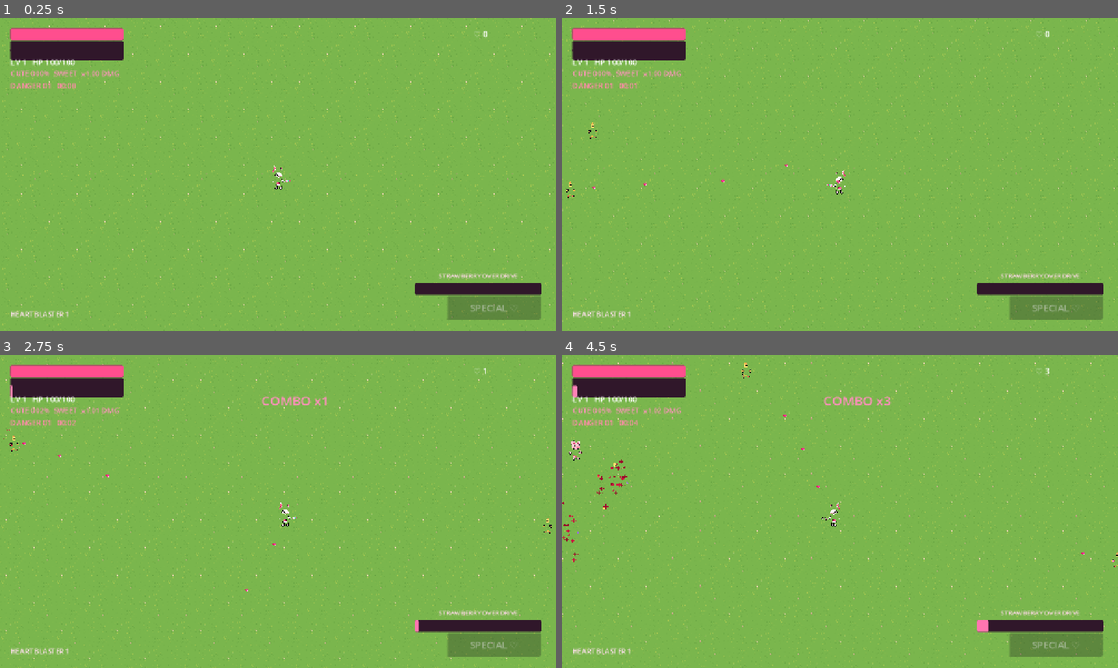
Above: before the commit, frames 1-4 (two rows, left to right).
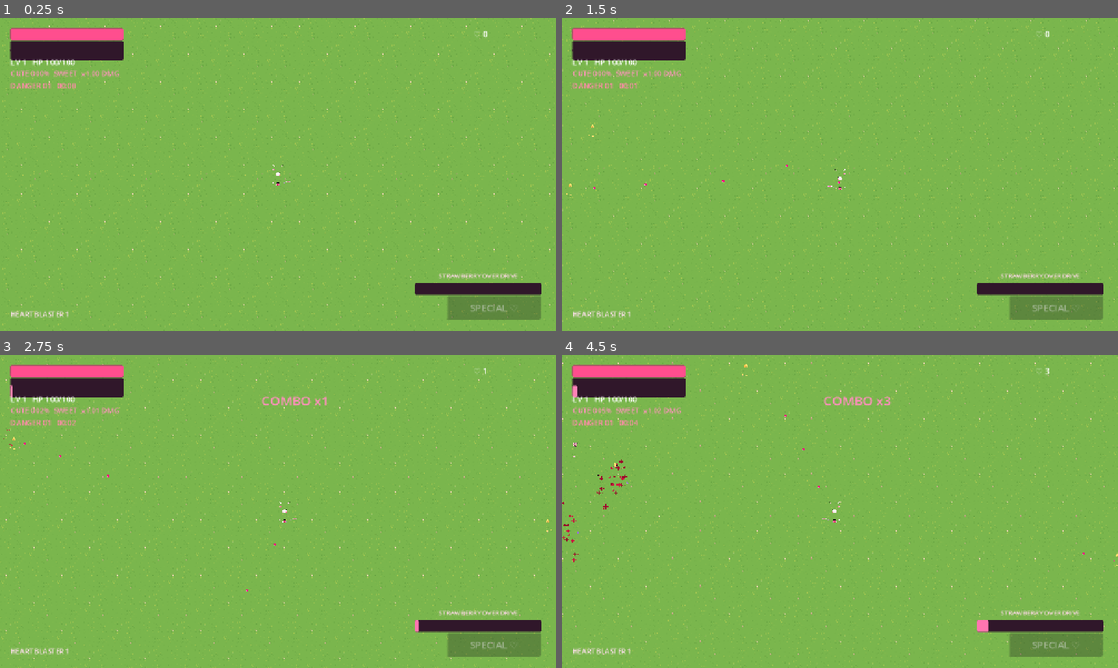
Above: after the commit, the same moments.

Repository: ramonsamagaio/cutecuterampage
Game: Godot game, scene res://scenes/Main.tscn
The game is run twice, just before and just after one commit, with the same random seed, the same clock (stepped at 60 frames per second) and the same inputs.
Inputs (mouse positions are in pixels of both pictures, inside the frame that each line leads up to):
- Up to frame 1 (0.25 s): no input
- Up to frame 2 (1.5 s): tap Enter at 0.5 s; move the mouse to (962, 158) at 0.52 s; hold Right (ui_right) 0.53-1.28 s; tap Shift at 0.6, 1.35 s; tap Space at 0.77 s; move the mouse to (728, 190) at 1.27 s; hold Down (ui_down) from 1.28 s (still down)
- Up to frame 3 (2.75 s): tap Space at 1.52 s; move the mouse to (333, 442) at 2.02 s; release Down (ui_down) at 2.03 s; hold Right (ui_right) from 2.03 s (still down); tap Shift at 2.1 s
- Up to frame 4 (4.5 s): move the mouse to (812, 574) at 2.77 s; release Right (ui_right) at 2.78 s; hold Up (ui_up) 2.78-3.53 s; tap Shift at 2.85, 3.6, 4.35 s; tap Space at 3.02, 3.77 s; move the mouse to (1006, 558) at 3.52 s; hold Left (ui_left) from 3.53 s (still down); move the mouse to (673, 464) at 4.27 s

The runs differ from the first frame. In frame 1, less than 0.1% of the frame differs, in the area x 49-53%, y 46-55%; in frame 2, 0.1%; in frame 3, 0.1%; in frame 4, 0.2%, in the area x 1-100%, y 2-68%.

Commit message:
fix: preserve registered source canvases for cutout art

Diff:
--- a/scripts/art/cutout_art_part.gd
+++ b/scripts/art/cutout_art_part.gd
@@ -4,7 +4,7 @@
 static var _texture_cache: Dictionary[String, Texture2D] = {}
 
 @export_file("*.png") var texture_path: String = ""
-@export var target_size: Vector2 = Vector2(12.0, 12.0)
+@export var target_size: Vector2 = Vector2(32.0, 32.0)
 @export var pivot_fraction: Vector2 = Vector2(0.5, 0.5)
 @export var art_modulate: Color = Color.WHITE
 @export var art_z_index: int = 0
@@ -12,34 +12,21 @@
 var sprite: Sprite2D
 var blood_stains: Array[Vector2] = []
 
-static func make_small_texture(path: String, max_size: Vector2i) -> Texture2D:
+static func load_original_texture(path: String) -> Texture2D:
 	if path.is_empty() or not ResourceLoader.exists(path):
 		return null
-	var safe_size: Vector2i = Vector2i(maxi(1, max_size.x), maxi(1, max_size.y))
-	var cache_key: String = "%s@%dx%d" % [path, safe_size.x, safe_size.y]
-	var cached_value: Variant = _texture_cache.get(cache_key, null)
+	var cached_value: Variant = _texture_cache.get(path, null)
 	if cached_value is Texture2D:
 		return cached_value as Texture2D
+	var source_texture: Texture2D = load(path) as Texture2D
+	if source_texture != null:
+		_texture_cache[path] = source_texture
+	return source_texture
 
-	var source_texture: Texture2D = load(path) as Texture2D
-	if source_texture == null:
-		return null
-	var source_image: Image = source_texture.get_image()
-	if source_image == null or source_image.is_empty():
-		return source_texture
-	var used_rect: Rect2i = source_image.get_used_rect()
-	if used_rect.size.x <= 0 or used_rect.size.y <= 0:
-		return source_texture
-	var cropped: Image = source_image.get_region(used_rect)
-	var ratio_x: float = float(safe_size.x) / float(maxi(1, cropped.get_width()))
-	var ratio_y: float = float(safe_size.y) / float(maxi(1, cropped.get_height()))
-	var ratio: float = minf(ratio_x, ratio_y)
-	var baked_width: int = maxi(1, roundi(float(cropped.get_width()) * ratio))
-	var baked_height: int = maxi(1, roundi(float(cropped.get_height()) * ratio))
-	cropped.resize(baked_width, baked_height, Image.INTERPOLATE_NEAREST)
-	var baked_texture: ImageTexture = ImageTexture.create_from_image(cropped)
-	_texture_cache[cache_key] = baked_texture
-	return baked_texture
+# Kept for old call sites. It intentionally does NOT bake, crop or resize anymore.
+# `max_size` is ignored; callers that need a display size should scale the node/quad.
+static func make_small_texture(path: String, _max_size: Vector2i) -> Texture2D:
+	return load_original_texture(path)
 
 func _ready() -> void:
 	_rebuild()
@@ -63,19 +50,28 @@
 
 func _rebuild() -> void:
 	_ensure_sprite()
-	var requested_size: Vector2i = Vector2i(maxi(1, roundi(target_size.x)), maxi(1, roundi(target_size.y)))
-	var baked_texture: Texture2D = make_small_texture(texture_path, requested_size)
-	sprite.texture = baked_texture
+	var original_texture: Texture2D = load_original_texture(texture_path)
+	sprite.texture = original_texture
 	sprite.modulate = art_modulate
 	sprite.z_index = art_z_index
-	if baked_texture == null:
+	if original_texture == null:
 		sprite.visible = false
 		return
 	sprite.visible = true
-	var texture_size: Vector2 = baked_texture.get_size()
+
+	# Important: preserve the complete transparent source canvas. This is what keeps
+	# all Photoshop-exported body parts registered to each other. Only Sprite2D scale
+	# changes; the PNG itself is never cropped or resampled.
+	var source_size: Vector2 = original_texture.get_size()
+	var fit: float = RegisteredTextureMath.fit_scale(original_texture, target_size)
+	sprite.scale = Vector2.ONE * fit
+
+	# Optional anchor adjustment for standalone graphics such as weapons. Character
+	# body layers use pivot_fraction = (0.5, 0.5), so their registered canvases remain
+	# perfectly superimposed.
 	sprite.offset = Vector2(
-		(0.5 - pivot_fraction.x) * texture_size.x,
-		(0.5 - pivot_fraction.y) * texture_size.y
+		(0.5 - pivot_fraction.x) * source_size.x,
+		(0.5 - pivot_fraction.y) * source_size.y
 	)
 
 func add_blood_stain(local_pos: Vector2 = Vector2.ZERO) -> void:
@@ -86,8 +82,8 @@
 
 func add_random_blood_stain(amount: int = 1) -> void:
 	for _i: int in maxi(1, amount):
-		var x_limit: float = maxf(2.0, target_size.x * 0.34)
-		var y_limit: float = maxf(2.0, target_size.y * 0.30)
+		var x_limit: float = maxf(2.0, target_size.x * 0.24)
+		var y_limit: float = maxf(2.0, target_size.y * 0.24)
 		add_blood_stain(Vector2(randf_range(-x_limit, x_limit), randf_range(-y_limit, y_limit)))
 
 func _draw() -> void:
